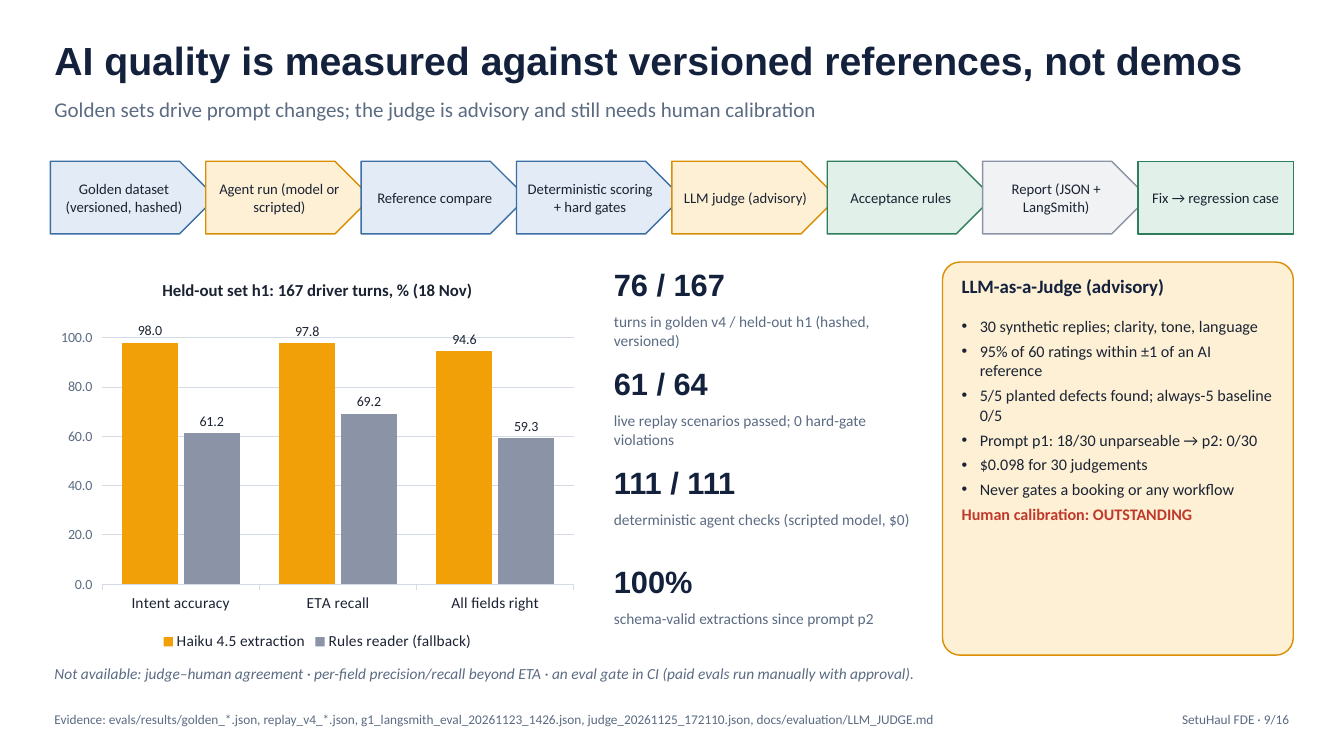
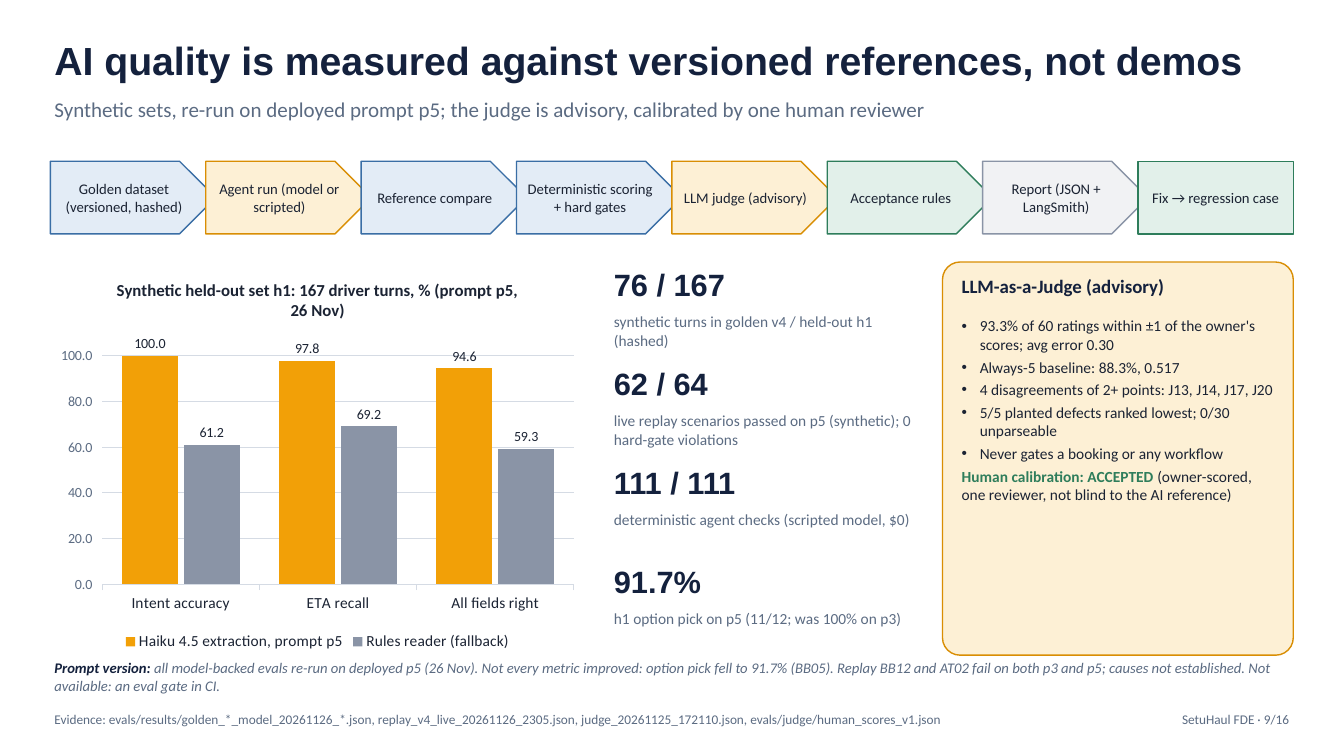
Before and after one commit to amolam/setuhaul-logistics, a slide deck: slide 9 of artifacts/fde-demo/SetuHaul_FDE_Demo.pptx. Drawn at 1344x756 pixels with LibreOffice and Linux fonts; fonts in the diff are those of the drawing. Boxes give left, top, right and bottom in pixels: in the first picture for what was removed or moved away, otherwise in the second. Text is boxed around its words. In the diff, an @@ line names an element or a change of style, - is before the commit and + after.

```diff
--- a/artifacts/fde-demo/SetuHaul_FDE_Demo.pptx
+++ b/artifacts/fde-demo/SetuHaul_FDE_Demo.pptx
@@ text at <box>54,102,925,121</box>: text changed @@
-Golden sets drive prompt changes; the judge is advisory and still needs human calibration
+Synthetic sets, re-run on deployed prompt p5; the judge is advisory, calibrated by one human reviewer
@@ column chart at <box>50,262,585,655</box> @@
@@ title "Held-out set h1: 167 driver turns, % (18 Nov)" to "Synthetic held-out set h1: 167 driver turns, % (prompt p5, 26 Nov)" @@
-Haiku 4.5 extraction: 98, 97.8, 94.6
+Haiku 4.5 extraction, prompt p5: 100, 97.8, 94.6
@@ text at <box>614,316,872,348</box>: text changed @@
-turns in golden v4 / held-out h1 (hashed, versioned)
+synthetic turns in golden v4 / held-out h1 (hashed)
@@ text at <box>980,320,1273,439</box>: text changed; size 11.5 to 11 pt @@
-• 30 synthetic replies; clarity, tone, language
-• 95% of 60 ratings within ±1 of an AI reference
-• 5/5 planted defects found; always-5 baseline 0/5
-• Prompt p1: 18/30 unparseable → p2: 0/30
-• $0.098 for 30 judgements
+• 93.3% of 60 ratings within ±1 of the owner's scores; avg error 0.30
+• Always-5 baseline: 88.3%, 0.517
+• 4 disagreements of 2+ points: J13, J14, J17, J20
+• 5/5 planted defects ranked lowest; 0/30 unparseable
@@ text at <box>614,373,708,396</box>: text changed @@
-61 / 64
+62 / 64
@@ text at <box>614,415,911,448</box>: text changed @@
-live replay scenarios passed; 0 hard-gate violations
+live replay scenarios passed on p5 (synthetic); 0 hard-gate violations
@@ text at <box>980,448,1223,462</box>: size 11.5 to 11 pt in "Never gates a booking or any workflow"; less space between paragraphs @@
@@ text at <box>962,471,1252,502</box>: text changed; size 11.5 to 11 pt; text colour #C0392B to #1B2333; bold off @@
-Human calibration: OUTSTANDING
+Human calibration: ACCEPTED (owner-scored, one reviewer, not blind to the AI reference)
@@ text at <box>614,571,701,594</box>: text changed @@
-100%
+91.7%
@@ text at <box>614,613,901,627</box>: text changed @@
-schema-valid extractions since prompt p2
+h1 option pick on p5 (11/12; was 100% on p3)
@@ text at <box>54,662,1270,694</box>: text changed; size 11 to 10.5 pt @@
-Not available: judge–human agreement · per-field precision/recall beyond ETA · an eval gate in CI (paid evals run manually with approval).
+Prompt version: all model-backed evals re-run on deployed p5 (26 Nov). Not every metric improved: option pick fell to 91.7% (BB05). Replay BB12 and AT02 fail on both p3 and p5; causes not established. Not available: an eval gate in CI.
@@ text at <box>54,714,940,727</box>: text changed @@
-Evidence: evals/results/golden_*.json, replay_v4_*.json, g1_langsmith_eval_20261123_1426.json, judge_20261125_172110.json, docs/evaluation/LLM_JUDGE.md
+Evidence: evals/results/golden_*_model_20261126_*.json, replay_v4_live_20261126_2305.json, judge_20261125_172110.json, evals/judge/human_scores_v1.json
```
Also in this commit, not shown: 11 other slides changed, 22 other files.
